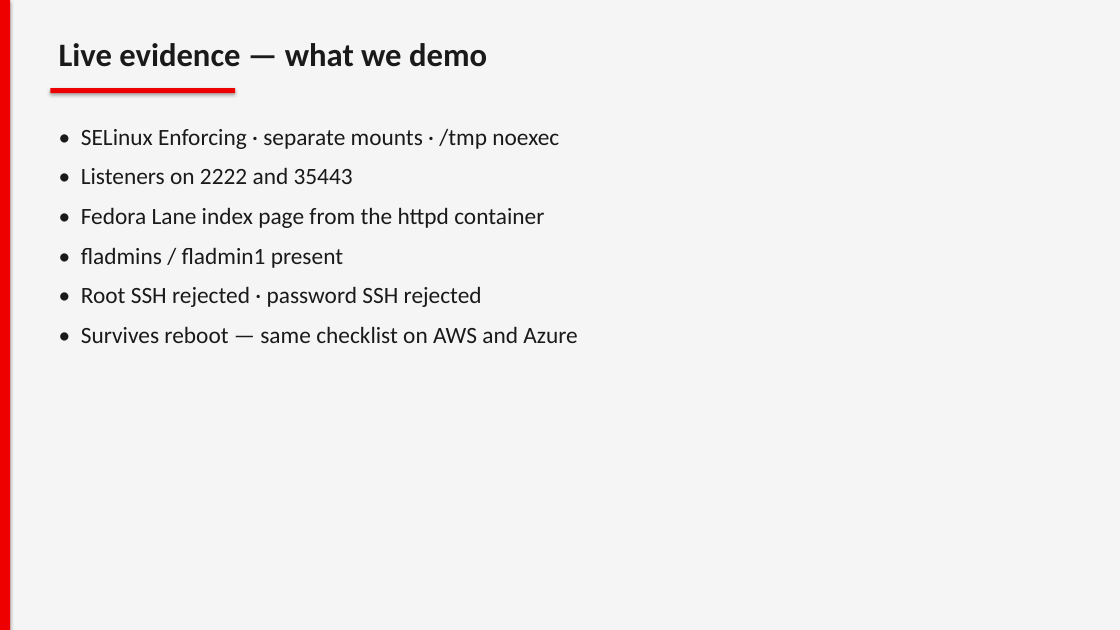
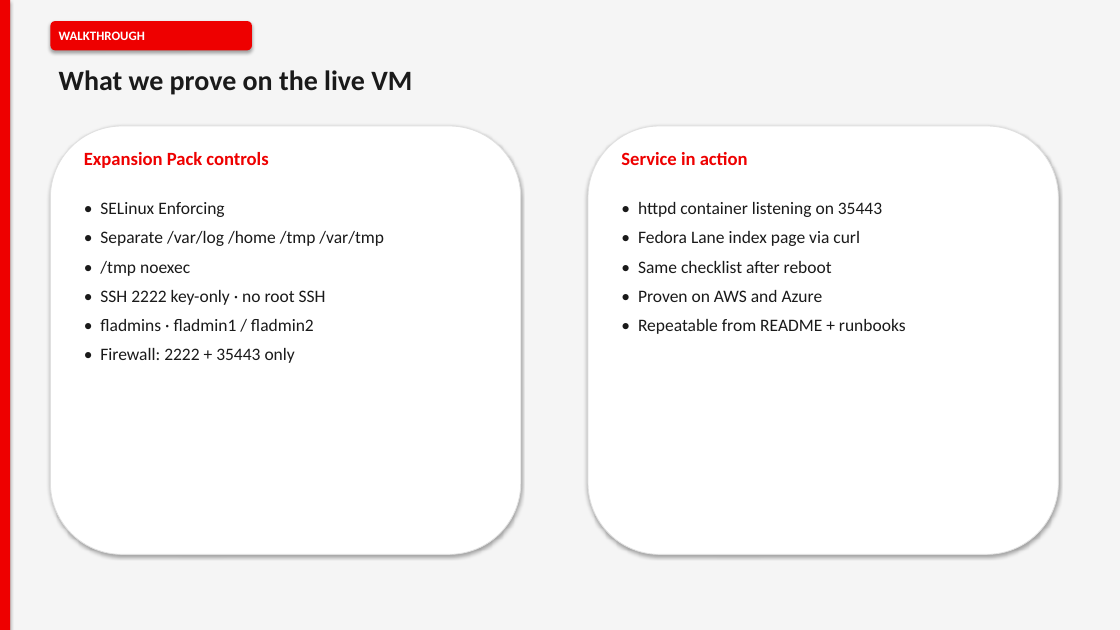
Before and after one commit to ydandge-oss/fedora-lane-core-pack-faster, a slide deck: slide 8 of docs/Fedora-Lane-Expansion-Pack-Technical-Solution.pptx (slide 9 before the commit). Drawn at 1120x630 pixels with LibreOffice and Linux fonts; fonts in the diff are those of the drawing. Boxes give left, top, right and bottom in pixels: in the first picture for what was removed or moved away, otherwise in the second. Text is boxed around its words. In the diff, an @@ line names an element or a change of style, - is before the commit and + after.

```diff
--- a/docs/Fedora-Lane-Expansion-Pack-Technical-Solution.pptx
+++ b/docs/Fedora-Lane-Expansion-Pack-Technical-Solution.pptx
@@ rounded rectangle added at [50, 21, 252, 50], fill #EE0000 @@
@@ text added at [59, 31, 145, 40], 11 pt, text #FFFFFF, bold @@
+WALKTHROUGH
@@ rectangle removed at [50, 88, 235, 93] @@
@@ text at [59, 70, 412, 95]: text changed; size 28 to 24 pt @@
-Live evidence — what we demo
+What we prove on the live VM
@@ rounded rectangle added at [50, 126, 521, 555], fill #FFFFFF, outline #E0E0E0 0.75 pt @@
@@ text removed at [81, 129, 577, 343] @@
-• SELinux Enforcing · separate mounts · /tmp noexec
-• Listeners on 2222 and 35443
-• Fedora Lane index page from the httpd container
-• fladmins / fladmin1 present
-• Root SSH rejected · password SSH rejected
-• Survives reboot — same checklist on AWS and Azure
@@ rounded rectangle added at [588, 126, 1059, 555], fill #FFFFFF, outline #E0E0E0 0.75 pt @@
@@ text added at [84, 152, 268, 168], 16 pt, text #EE0000, bold @@
+Expansion Pack controls
@@ text added at [621, 152, 748, 165], 16 pt, text #EE0000, bold @@
+Service in action
@@ text added at [100, 202, 384, 363], 15 pt, text #1A1A1A @@
+• SELinux Enforcing
+• Separate /var/log /home /tmp /var/tmp
+• /tmp noexec
+• SSH 2222 key-only · no root SSH
+• fladmins · fladmin1 / fladmin2
+• Firewall: 2222 + 35443 only
@@ text added at [638, 202, 906, 334], 15 pt, text #1A1A1A @@
+• httpd container listening on 35443
+• Fedora Lane index page via curl
+• Same checklist after reboot
+• Proven on AWS and Azure
+• Repeatable from README + runbooks
```
Also in this commit, not shown: 7 other slides changed, 5 slides added, 5 slides removed, 3 other files.
